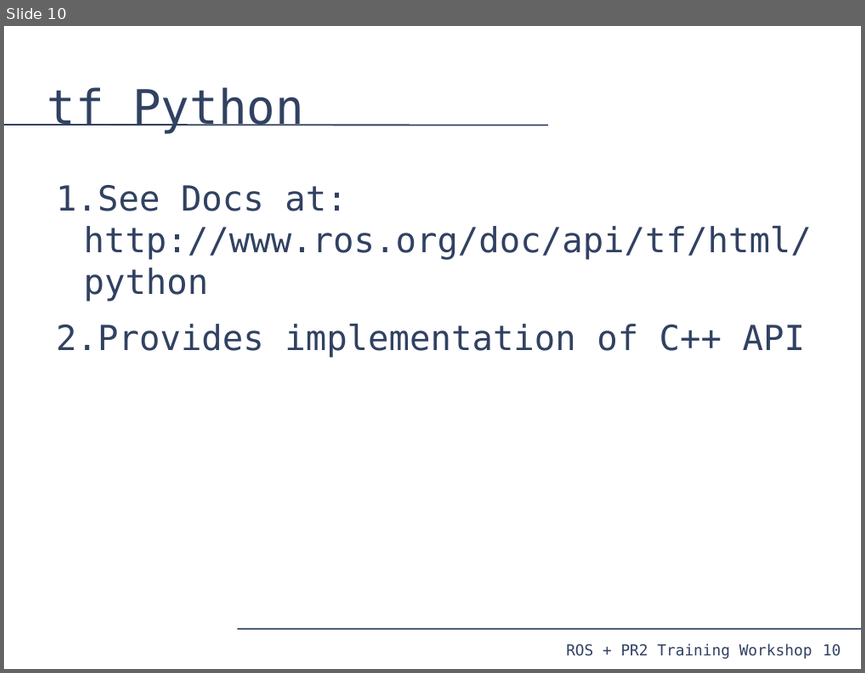
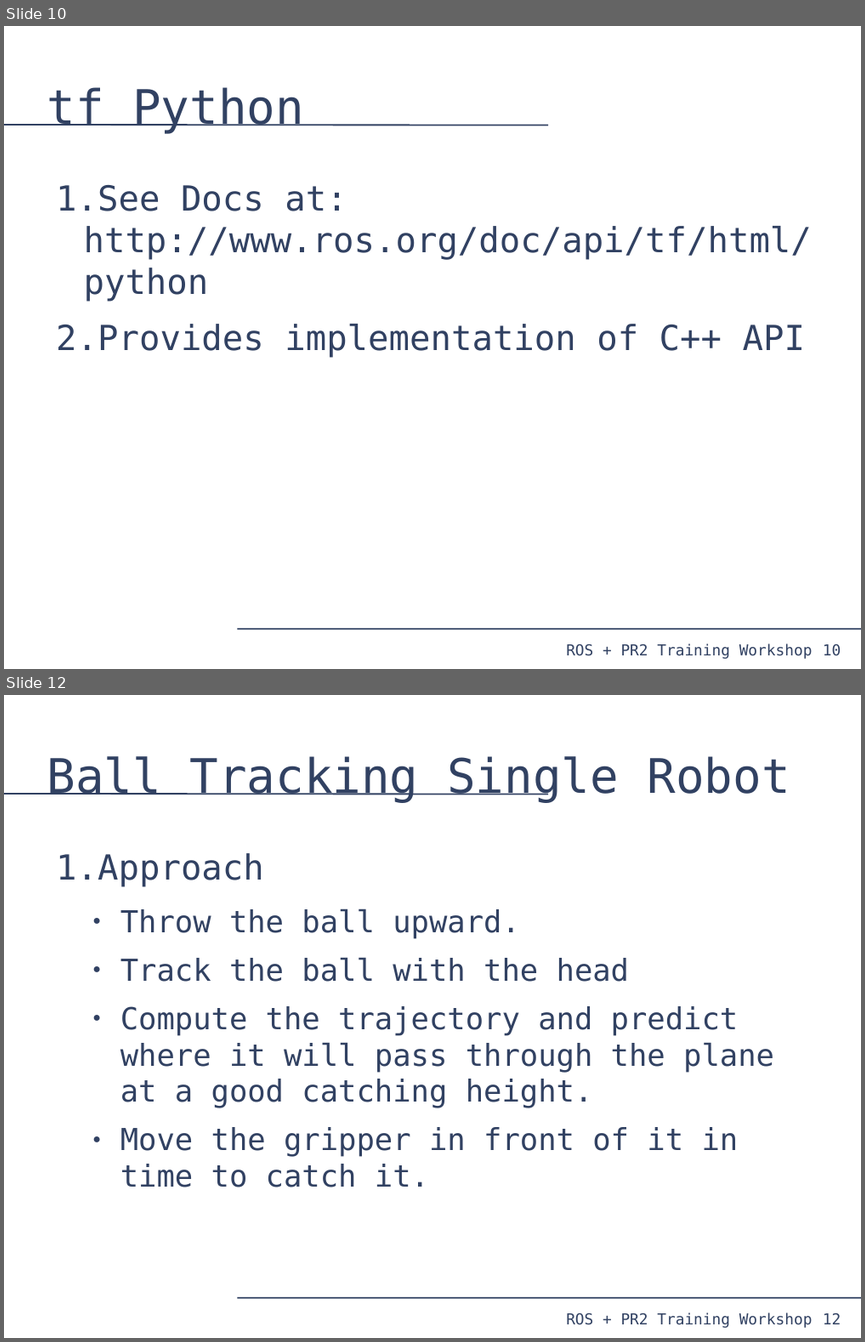
Before and after one commit to PR2/pr2_docs, a slide deck: pr2_training_workshop/tf/tf_training.odp. Shown one above the other, each under a label of ours: slide 10 before the commit, slides 10 and 12 after it; the slides between them are not shown. The pictures are 865x673 and 865x1342 pixels, drawn with LibreOffice and Linux fonts; fonts in the diff are those of the drawing. Boxes give left, top, right and bottom in pixels: in the first picture for what was removed or moved away, otherwise in the second. Text is boxed around its words. In the diff, an @@ line names an element or a change of style, - is before the commit and + after.

```diff
--- a/pr2_training_workshop/tf/tf_training.odp
+++ b/pr2_training_workshop/tf/tf_training.odp
@@ slide 12 added at <box>4,695,861,1338</box>, background #FFFFFF; not listed: 4 template elements that a slide beside it also shows @@
@@ title added at <box>46,756,790,803</box>, 44 pt, text #314162 @@
+Ball Tracking Single Robot
@@ text added at <box>56,853,774,1187</box>, 28 pt, text #314162 @@
+1. Approach
+  ● Throw the ball upward.
+  ● Track the ball with the head
+  ● Compute the trajectory and predict where it will pass through the plane at a good catching height.
+  ● Move the gripper in front of it in time to catch it.
```
Also in this commit, not shown: 1 slide changed, 9 other slides added, 1 slide removed.
